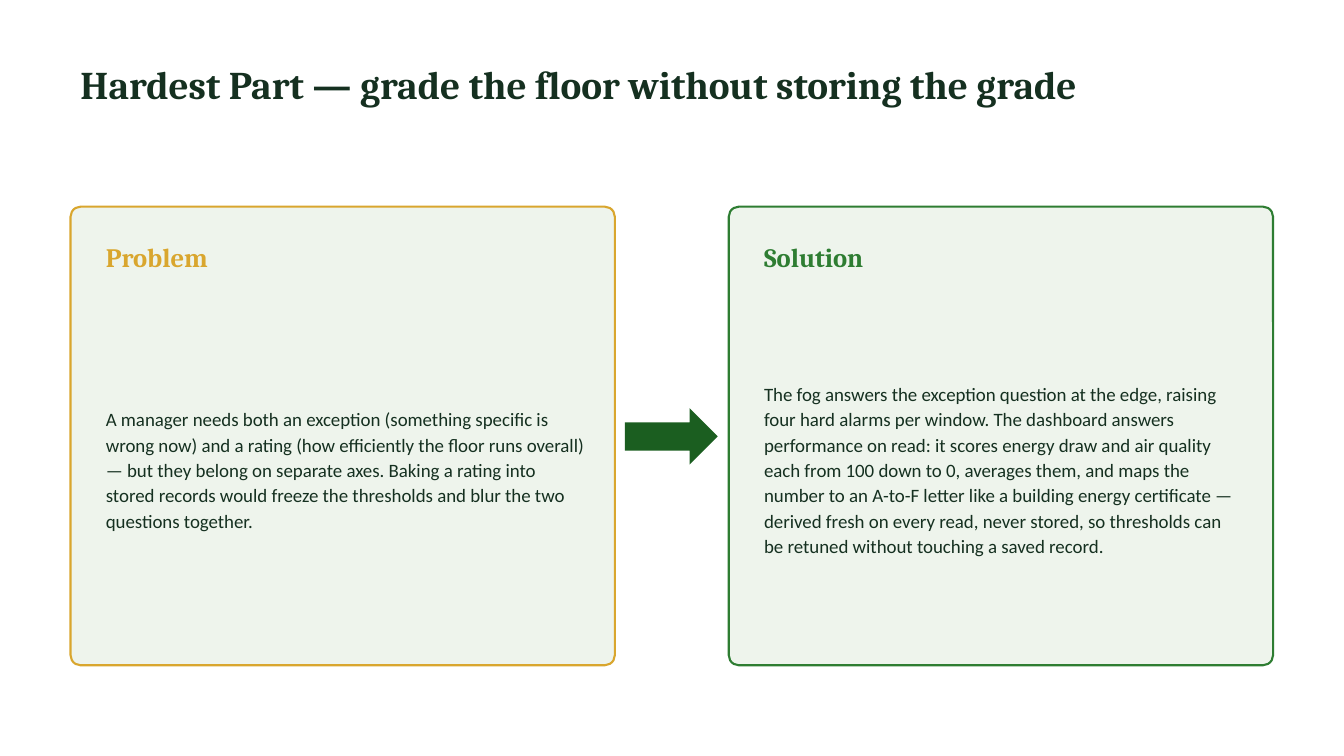
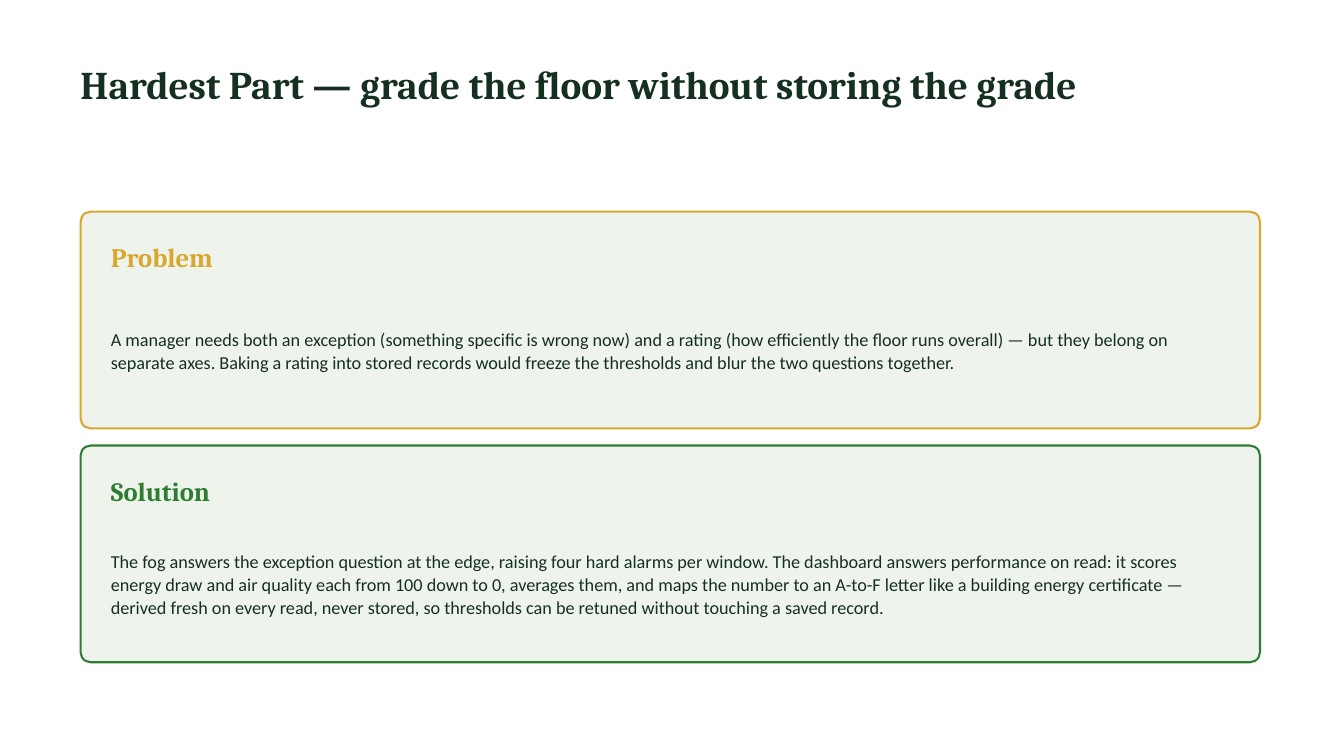
Before and after one commit to valletivarish/FEC_version_2, a slide deck: slide 4 of ppt/VenkataSaiMothukuri_X25181238_smart-building-energy.pptx. Drawn at 1344x756 pixels with LibreOffice and Linux fonts; fonts in the diff are those of the drawing. Boxes give left, top, right and bottom in pixels: in the first picture for what was removed or moved away, otherwise in the second. Text is boxed around its words. In the diff, an @@ line names an element or a change of style, - is before the commit and + after.

```diff
--- a/ppt/VenkataSaiMothukuri_X25181238_smart-building-energy.pptx
+++ b/ppt/VenkataSaiMothukuri_X25181238_smart-building-energy.pptx
@@ rounded rectangle resized from (x1=71, y1=207, x2=615, y2=665) to (x1=81, y1=212, x2=1260, y2=429) @@
@@ rounded rectangle at (x1=81, y1=212, x2=1260, y2=429): proportions changed @@
@@ text "Problem" moved from (x1=106, y1=248, x2=208, y2=267) to (x1=111, y1=248, x2=213, y2=267) @@
@@ text "A manager needs both an ..." moved from (x1=106, y1=412, x2=584, y2=532) to (x1=111, y1=333, x2=1168, y2=372) @@
@@ text "A manager needs both an ..." at (x1=111, y1=333, x2=1168, y2=372): size 13.5 to 13 pt; line spacing 1.12 to 1.05 @@
@@ right arrow removed at (x1=625, y1=408, x2=718, y2=465) @@
@@ rounded rectangle at (x1=81, y1=446, x2=1260, y2=662): proportions changed @@
@@ rounded rectangle resized from (x1=729, y1=207, x2=1273, y2=665) to (x1=81, y1=446, x2=1260, y2=662) @@
@@ text "Solution" moved from (x1=764, y1=248, x2=863, y2=267) to (x1=111, y1=482, x2=210, y2=501) @@
@@ text "The fog answers the exception ..." at (x1=111, y1=555, x2=1176, y2=617): size 13.5 to 13 pt; line spacing 1.12 to 1.05 @@
@@ text "The fog answers the exception ..." moved from (x1=764, y1=388, x2=1221, y2=557) to (x1=111, y1=555, x2=1176, y2=617) @@
```
Also in this commit, not shown: 1 other slide changed, 25 other files.
